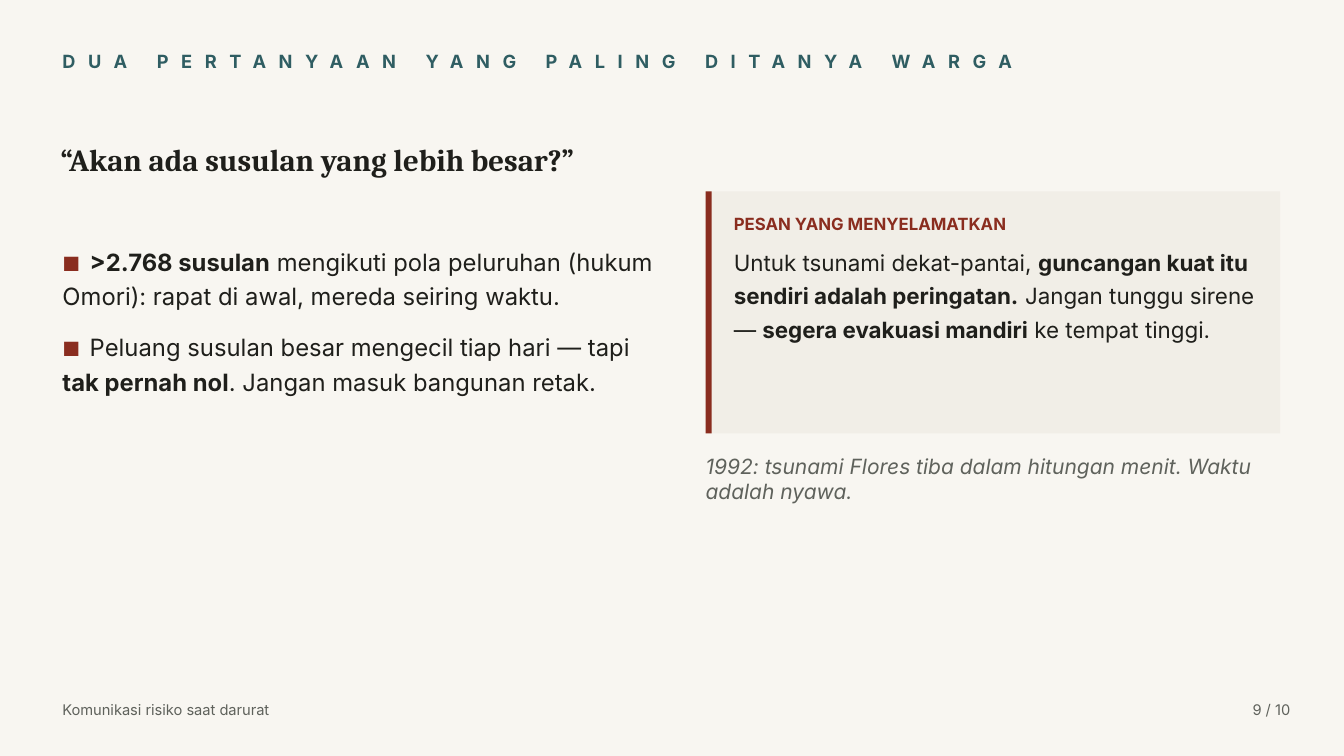
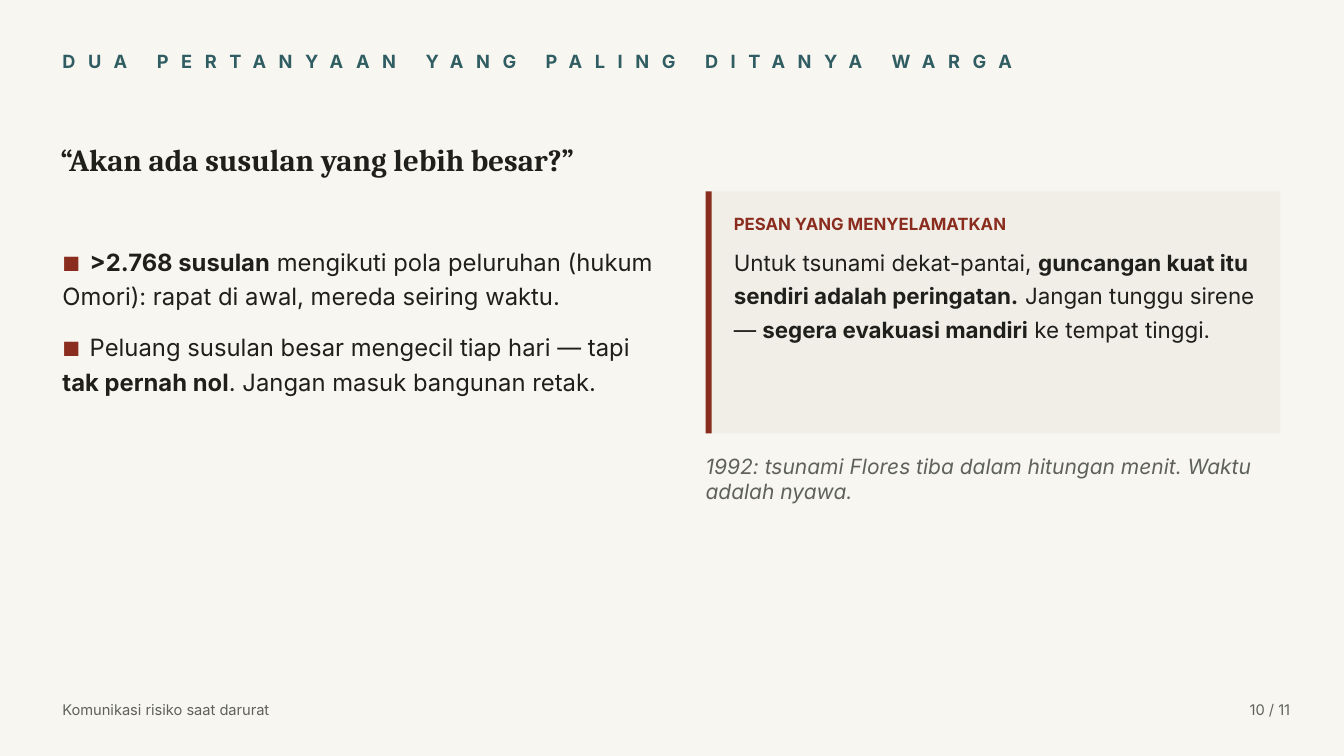
Before and after one commit to maswiet/maswiet.github.io, a slide deck: slide 10 of .design/design-system/elegant-minimalist/outputs/talk-flores-2026/Diskusi_Publik_Gempa_Flores_2026_Wiwit_Suryanto.pptx (slide 9 before the commit). Drawn at 1344x756 pixels with LibreOffice and Linux fonts; fonts in the diff are those of the drawing. Boxes give left, top, right and bottom in pixels: in the first picture for what was removed or moved away, otherwise in the second. Text is boxed around its words. In the diff, an @@ line names an element or a change of style, - is before the commit and + after.

```diff
--- a/.design/design-system/elegant-minimalist/outputs/talk-flores-2026/Diskusi_Publik_Gempa_Flores_2026_Wiwit_Suryanto.pptx
+++ b/.design/design-system/elegant-minimalist/outputs/talk-flores-2026/Diskusi_Publik_Gempa_Flores_2026_Wiwit_Suryanto.pptx
@@ text at (x1=1250, y1=704, x2=1290, y2=715): text changed @@
-9 / 10
+10 / 11
```
Also in this commit, not shown: 9 other slides changed, 1 slide added, 10 other files.
